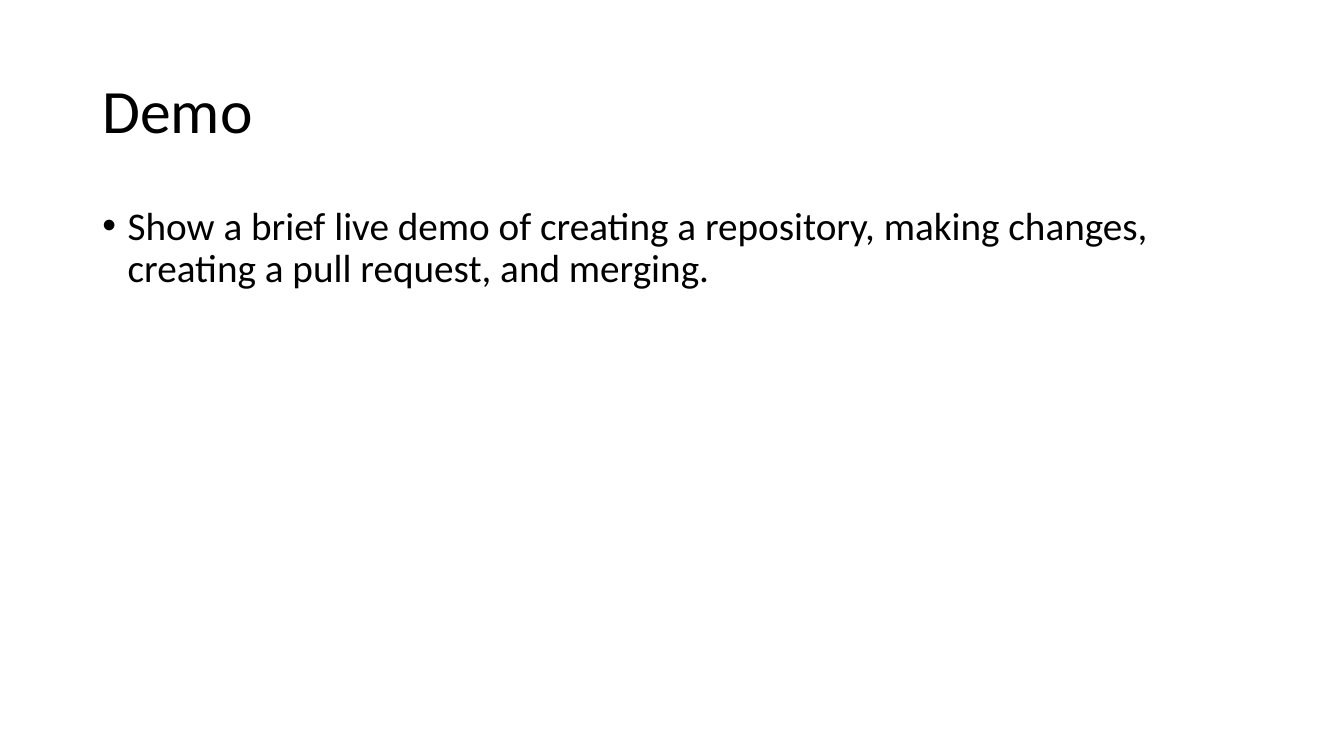
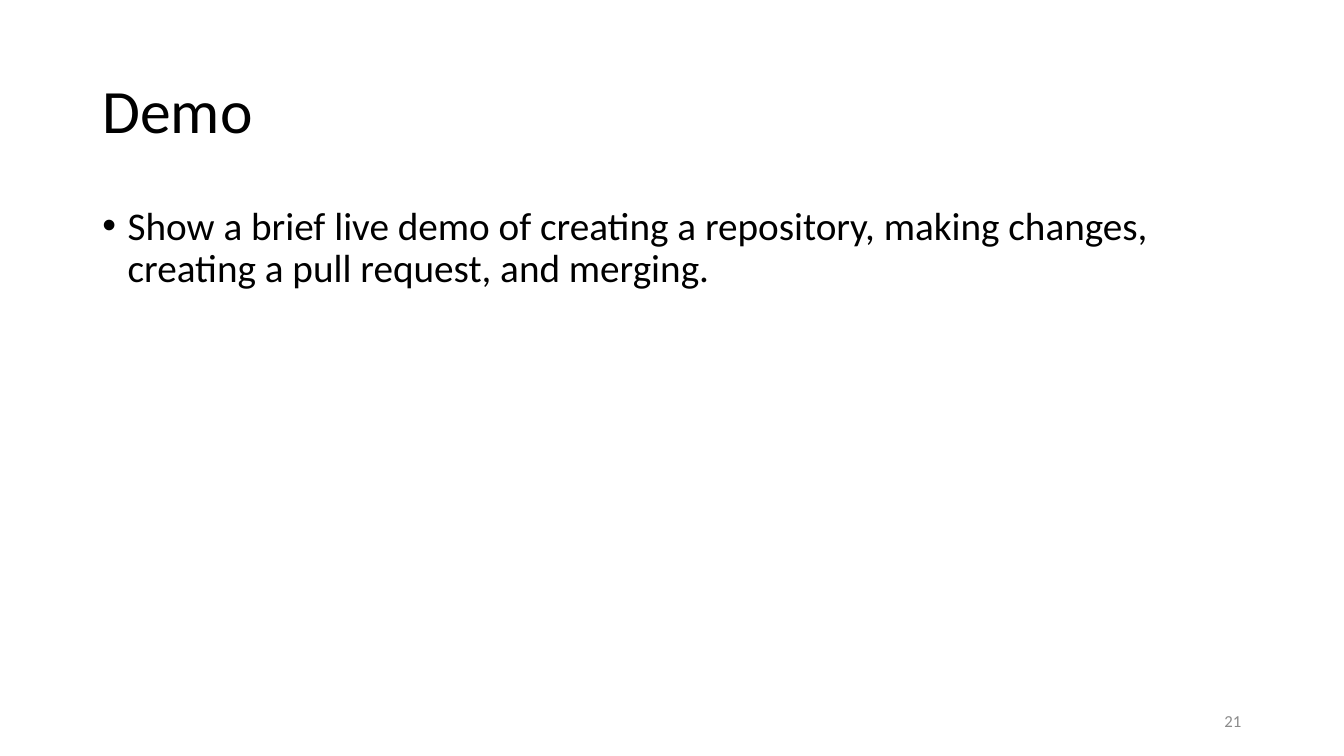
Before and after one commit to melsadany/intro-to-git, a slide deck: slide 21 of intro-to-Git-and-version-control_ME_101623.pptx (slide 13 before the commit). Drawn at 1344x756 pixels with LibreOffice and Linux fonts; fonts in the diff are those of the drawing. Boxes give left, top, right and bottom in pixels: in the first picture for what was removed or moved away, otherwise in the second. Text is boxed around its words. In the diff, an @@ line names an element or a change of style, - is before the commit and + after.

Commit message:
added extra demo slides in the presentation draft

```diff
--- a/intro-to-Git-and-version-control_ME_101623.pptx
+++ b/intro-to-Git-and-version-control_ME_101623.pptx
@@ page number added at <box>1224,716,1241,727</box>, 12 pt, text #8C8C8C @@
+21
```
Also in this commit, not shown: 15 other slides changed, 10 slides added, 2 slides removed.
